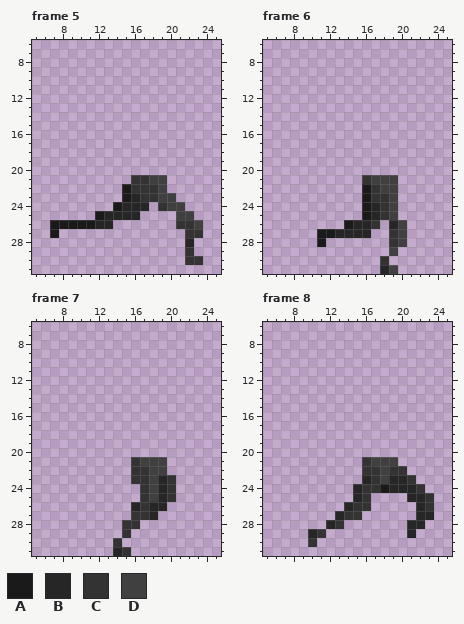
Pixel-art file: aseperite textures/run cycle.ase. Above is the file before it was changed.
32x32 pixels, 8 frames. Shown: frame 5: x 5..25, y 6..31; frame 6: x 5..25, y 6..31; frame 7: x 5..25, y 6..31; frame 8: x 5..25, y 6..31. The commit also changed other frames, which this record leaves out.
Visible layers, top first: "right leg", "left leg".
Palette (. is transparent): A #1a1a1a  B #262626  C #333333  D #404040
Pixels before, frame 5, first column x 7:
21 .........CCDD....
22 ........ACCCD....
23 ........ABCCDD...
24 .......ABBB.CDD..
25 .....ABBBB....DD.
26 AAAAABB.......CCD
27 A..............CC
28 ...............B.
29 ...............C.
30 ...............CC
Pixels before, frame 6, first column x 11:
21 .....CDDD.
22 .....ACDD.
23 .....ACCD.
24 .....ABCD.
25 .....ABCD.
26 ...ABBC.BD
27 AABBBB..CD
28 A.......CD
29 ........D.
30 .......C..
31 .......BD.
Pixels before, frame 7, first column x 14:
21 ..CDDD.
22 ..CCDD.
23 ..CCDBC
24 ...CDBC
25 ...CDBC
26 ..BCBB.
27 ..CCB..
28 .CC....
29 .C.....
30 C......
31 BC.....
Pixels before, frame 8, first column x 10:
21 ......CDDD....
22 ......CCDCC...
23 ......BCDBBC..
24 .....BCCABBBC.
25 .....BC....BBC
26 ....BCC.....BC
27 ...BCC......BB
28 ..BC.......BB.
29 BC.........B..
30 C.............
After the commit:
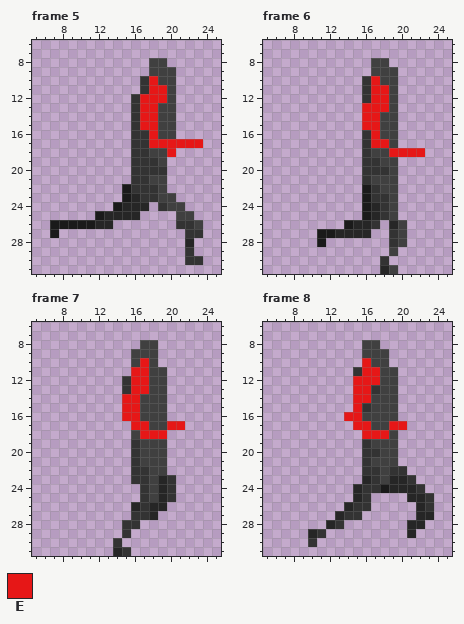
Colours new in this view: E #e61717
Difference:
layer "body" now shown
Frame 5, layers "right arm", "body":
y 8: x 18..19 .. -> DD
y 9: x 18..20 ... -> DDD
y 10: x 17..20 .... -> CEDD
y 11: x 17..20 .... -> CEED
y 12: x 16..20 ..... -> CEEED
y 13..15: x 16..20 ..... -> CEEDD
y 16: x 16..20 ..... -> CCEDD
y 17: x 16..23 ........ -> CCEEEEEE
y 18: x 16..20 ..... -> CCDDE
y 19: x 16..19 .... -> CCCD
y 20: x 16..19 .... -> CCCC
Frame 6, layers "right arm", "body":
y 8: x 17..18 .. -> DD
y 9: x 17..19 ... -> DDD
y 10: x 16..19 .... -> CEDD
y 11..12: x 16..19 .... -> CEED
y 13: x 16..19 .... -> EEED
y 14..15: x 16..19 .... -> EEDD
y 16: x 16..19 .... -> CEDD
y 17: x 16..19 .... -> CEED
y 18: x 16..22 ....... -> CDDEEEE
y 19: x 16..19 .... -> CCDD
y 20: x 16..19 .... -> CCCD
Frame 7, layers "right arm", "body":
y 8: x 17..18 .. -> DD
y 9: x 16..18 ... -> DDD
y 10: x 16..18 ... -> DED
y 11: x 16..19 .... -> EEDD
y 12..13: x 15..19 ..... -> CEEDD
y 14..16: x 15..19 ..... -> EEDDD
y 17: x 16..21 ...... -> EEDDEE
y 18: x 16..19 .... -> DEEE
y 19..20: x 16..19 .... -> CDDD
Frame 8, layers "right arm", "body":
y 8: x 16..17 .. -> DD
y 9: x 16..18 ... -> DDD
y 10: x 16..18 ... -> EDD
y 11: x 15..19 ..... -> CEEDD
y 12: x 15..19 ..... -> EEEDD
y 13: x 15..19 ..... -> EECDD
y 14: x 15..19 ..... -> EEDDD
y 15: x 15..19 ..... -> ECDDD
y 16: x 14..19 ...... -> EEDDDD
y 17: x 15..20 ...... -> EEDDEE
y 18: x 16..19 .... -> EEED
y 19: x 16..19 .... -> CDDD
y 20: x 16..19 .... -> CCDD
Pixel boxes of the changes (left, top, right, bottom) in both pictures:
added: (131, 58, 203, 175)
added: (362, 58, 425, 175)
added: (122, 340, 185, 457)
added: (344, 340, 407, 457)
